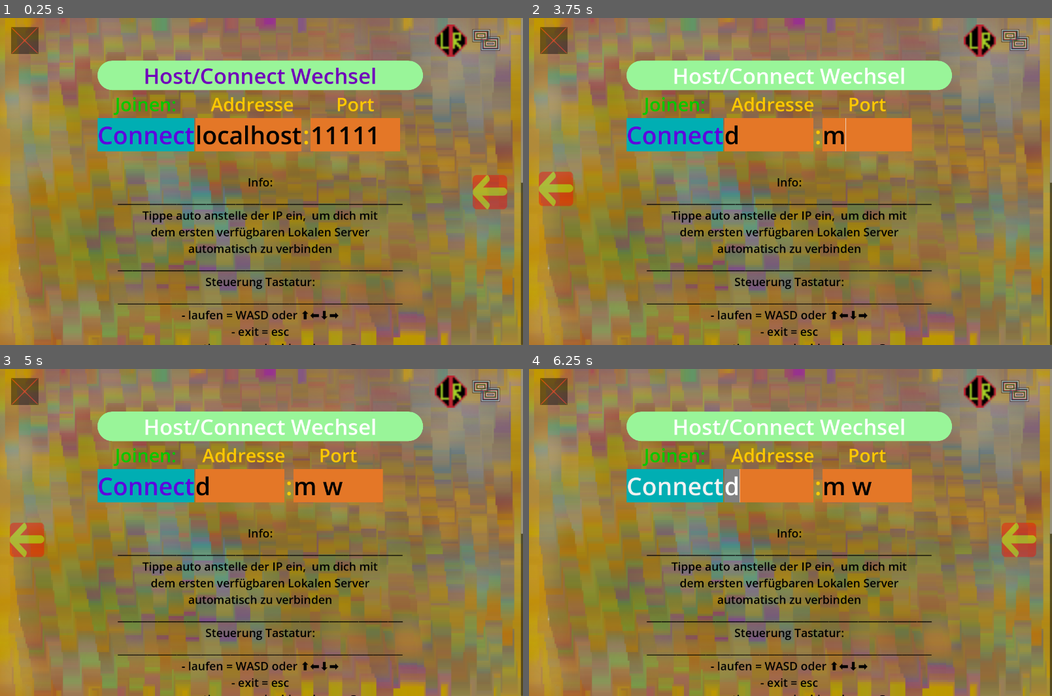
Above: before the commit, frames 1-4 (two rows, left to right).
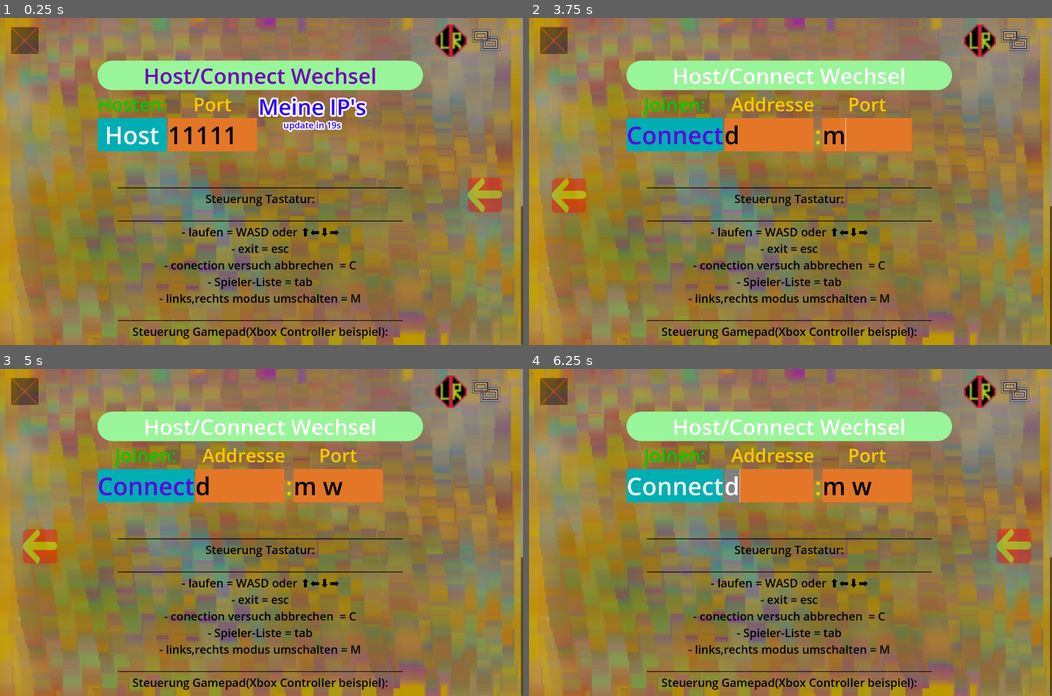
Above: after the commit, the same moments.

Repository: NIK-98/Paint_The_Ground
Game: Godot game, scene res://sceens/main.tscn
Same seed, same stepped clock (60 frames per second), same inputs: the game is played once before the commit and once after it.
Inputs (mouse positions are in pixels of both pictures, inside the frame that each line leads up to):
- Up to frame 1 (0.25 s): no input
- Up to frame 2 (3.75 s): click (675, 135) at 0.5 s, where only the run before the commit has a clickable "Connect"; click "Host/Connect Wechsel" at 1.25 s; move the mouse to (905, 165) at 2.02 s; hold D (right) 2.03-2.78 s; hold Tab (Info) 2.03-2.78 s; click (905, 165) at 2.17 s; move the mouse to (685, 197) at 2.77 s; hold S (down) 2.78-3.53 s; tap Tab (Info) at 2.85 s; tap Enter at 3.5 s; move the mouse to (842, 109) at 3.52 s; hold D (right) from 3.53 s (still down); hold Tab (Info) from 3.53 s (still down); tap M (modus) at 3.6 s
- Up to frame 3 (5 s): tap Space at 4.25 s; move the mouse to (235, 597) at 4.27 s; release D (right) at 4.28 s; release Tab (Info) at 4.28 s; hold W (up) from 4.28 s (still down); tap Tab (Info) at 4.35 s; click (235, 597) at 4.42 s
- Up to frame 4 (6.25 s): move the mouse to (947, 581) at 5.02 s; release W (up) at 5.03 s; hold Tab (Info) 5.03-5.78 s; hold A (left) from 5.03 s (still down); move the mouse to (633, 483) at 5.77 s; tap M (modus) at 5.85 s; tap Tab (Info) at 6.05 s

The runs differ from the first frame. In frame 1, 11% of the frame differs, in the area x 18-100%, y 24-100%; in frame 2, 5.8%; in frame 3, 5.8%; in frame 4, 5.6%.

Commit message:
Joy Stick verbessert und Fehlerhaftes Autoconnect entfernt

Diff:
--- a/sceens/joy.tscn
+++ b/sceens/joy.tscn
@@ -10,21 +10,15 @@
 
 [node name="joy" type="Control"]
 layout_mode = 3
-anchors_preset = 0
-offset_left = -56.0
-offset_top = -56.0
-offset_right = -56.0
-offset_bottom = -56.0
 scale = Vector2(1.78572, 1.78571)
 script = ExtResource("2_463r8")
 
 [node name="Control" type="Control" parent="."]
+layout_mode = 3
 anchors_preset = 0
-offset_right = 40.0
-offset_bottom = 40.0
 
 [node name="joy" type="TouchScreenButton" parent="Control"]
-position = Vector2(0, -0.560001)
+position = Vector2(-31.3599, -31.3601)
 texture_normal = ExtResource("1_xhhrx")
 visibility_mode = 1
 
@@ -53,6 +47,6 @@
 texture = ExtResource("6_mo5nj")
 
 [node name="Joy" type="Sprite2D" parent="Control/joy"]
-position = Vector2(31.3599, 31.9201)
+position = Vector2(31.3599, 31.3601)
 scale = Vector2(2.85715, 2.85714)
 texture = ExtResource("3_vt4s1")
--- a/sceens/main.tscn
+++ b/sceens/main.tscn
@@ -141,7 +141,7 @@
 
 [node name="Back" type="TouchScreenButton" parent="CanvasLayer"]
 modulate = Color(1, 1, 1, 0.407843)
-position = Vector2(1652.86, 548.571)
+position = Vector2(1635.72, 558.571)
 texture_normal = ExtResource("8_40dan")
 passby_press = true
 visibility_mode = 1
@@ -163,10 +163,11 @@
 
 [node name="joy" parent="CanvasLayer" instance=ExtResource("6_oe035")]
 modulate = Color(1, 1, 1, 0.788235)
-offset_left = 91.429
-offset_top = 548.571
-offset_right = 91.429
-offset_bottom = 548.571
+anchors_preset = 0
+offset_left = 137.143
+offset_top = 617.143
+offset_right = 137.143
+offset_bottom = 617.143
 
 [node name="Beenden" type="CenterContainer" parent="CanvasLayer"]
 visible = false
--- a/sceens/ui.tscn
+++ b/sceens/ui.tscn
@@ -115,7 +115,6 @@
 text = "Host/Connect Wechsel"
 
 [node name="Option1" type="HBoxContainer" parent="Panel/CenterContainer/Net/Options"]
-visible = false
 layout_mode = 2
 
 [node name="o1" type="VBoxContainer" parent="Panel/CenterContainer/Net/Options/Option1"]
@@ -186,6 +185,7 @@
 layout_mode = 2
 
 [node name="Option2" type="HBoxContainer" parent="Panel/CenterContainer/Net/Options"]
+visible = false
 layout_mode = 2
 
 [node name="o2" type="VBoxContainer" parent="Panel/CenterContainer/Net/Options/Option2"]
@@ -256,12 +256,7 @@
 layout_mode = 2
 theme_override_colors/font_color = Color(0, 0, 0, 1)
 theme_override_font_sizes/font_size = 40
-text = "Info:
-__________________________________________________________
-Tippe auto anstelle der IP ein,  um dich mit
-dem ersten verfügbaren Lokalen Server
-automatisch zu verbinden
-__________________________________________________________
+text = "__________________________________________________________
 Steuerung Tastatur:
 __________________________________________________________
 - laufen = WASD oder ⬆️⬅️⬇️➡️
@@ -280,7 +275,7 @@
 __________________________________________________________
 Steuerung Android:
 __________________________________________________________
-- virtuellen joystick (bei berüreung links oder rechts,
+- virtuellen joystick (links oder rechts,
  je nach modus) = laufen
 - exit = button links oben
 - conection versuch abbrechen  =button rechts in der Mitte
--- a/scripts/joy.gd
+++ b/scripts/joy.gd
@@ -18,20 +18,19 @@
 
 
 func _input(event):
-	if event is InputEventScreenTouch:
-		if get_parent().get_parent().get_node("Level").get_child_count() > 0 and get_parent().get_parent().get_node("Level/level").starting:
+	if get_parent().get_parent().get_node("Level").get_child_count() > 0 and get_parent().get_parent().get_node("Level/level").starting:
+		layer.visible = true
+		if event is InputEventScreenTouch:
 			if event.pressed:
 				set_process(true)
 				var entfernung_stick = abs(joy_start_position-get_global_mouse_position()).length()
 				if entfernung_stick < 500:
-					layer.visible = true
 					is_touch = true
 					global_position = get_global_mouse_position()
 				else:
 					global_position = joy_start_position
 			elif not event.pressed:
 				set_process(false)
-				layer.visible = false
 				is_touch = false
 				joystick.position = stick_center
 				global_position = joy_start_position
--- a/scripts/main.gd
+++ b/scripts/main.gd
@@ -144,9 +144,9 @@
 func _on_change_pressed():
 	if controll_switcher:
 		controll_switcher = false
-		$CanvasLayer/joy.joy_start_position = Vector2(91.429,548.571)
-		$CanvasLayer/Back.global_position = Vector2(1652.86,537.143)
+		$CanvasLayer/joy.joy_start_position = Vector2(137.143,617.143)
+		$CanvasLayer/Back.global_position = Vector2(1635.717,558.571)
 	else:
 		controll_switcher = true
-		$CanvasLayer/joy.joy_start_position = Vector2(1653.701,548.571)
-		$CanvasLayer/Back.global_position = Vector2(34.286,537.143)
+		$CanvasLayer/joy.joy_start_position = Vector2(1692.783,617.143)
+		$CanvasLayer/Back.global_position = Vector2(80.162,560)
--- a/scripts/ui.gd
+++ b/scripts/ui.gd
@@ -13,10 +13,7 @@
 
 var loaded = false
 var esc_is_pressing = false
-var old_ips = []
 var local_address: PackedStringArray
-var client_erstellt = false
-var auto_connect_fail = false
 
 
 func save():
@@ -116,8 +113,6 @@
 
 func _on_connect_pressed():
 	get_tree().paused = false
-	client_erstellt = false
-	auto_connect_fail = false
 	if block_host:
 		get_tree().paused = true
 		return
@@ -137,27 +132,10 @@
 		return
 	var peer = ENetMultiplayerPeer.new()
 	connectport = connectport.to_int()
-	if ip == "auto":
-		local_address = IP.get_local_addresses()
-		var count_ips = 0
-		for i in local_address:
-			count_ips += 1
-			if (i.split('.').size() == 4) and i.begins_with("10.") or check_address_bereich(i,16,31) or i.begins_with("192.168."):
-				auto_connect_fail = false
-				check_client(peer, i, false)
-				if client_erstellt:
-					break
-		return
-	else:
-		check_client(peer, ip, true)
-
-
-func check_client(peer, address, msg: bool):
-	peer.create_client(address, connectport)
+	peer.create_client(ip, connectport)
 	multiplayer.multiplayer_peer = peer
 	if peer.get_connection_status() == MultiplayerPeer.CONNECTION_DISCONNECTED:
-		if msg:
-			OS.alert("Konnte Multiplayer client nicht starten.")
+		OS.alert("Konnte Multiplayer client nicht starten.")
 		block_host = false
 		get_tree().paused = true
 		return
@@ -168,9 +146,7 @@
 		await get_tree().create_timer(1).timeout
 		if i >= 10:
 			block_host = false
-			if msg or not auto_connect_fail:
-				auto_connect_fail = true
-				OS.alert("Verbindung fehlgeschlagen!")
+			OS.alert("Verbindung fehlgeschlagen!")
 			$Panel/CenterContainer/Net/Connecting.text = ""
 			get_tree().paused = true
 	if not block_host:
@@ -178,7 +154,6 @@
 		get_tree().paused = true
 		return
 	get_parent().visible = false
-	client_erstellt = true
 
 
 func change_level(scene: PackedScene):
